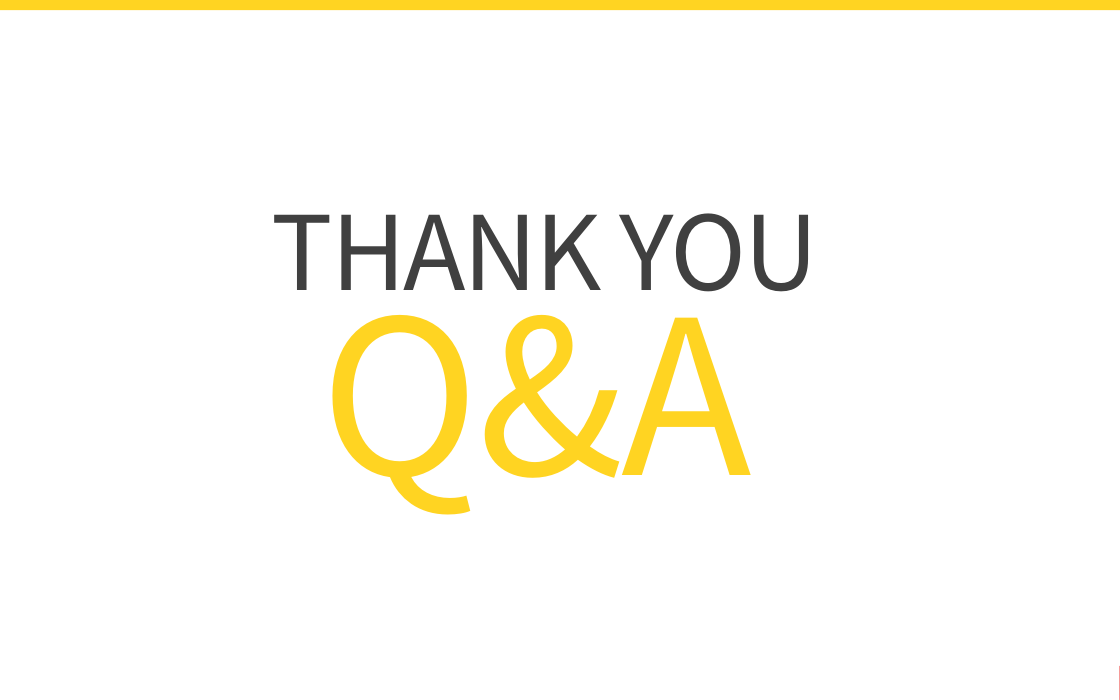
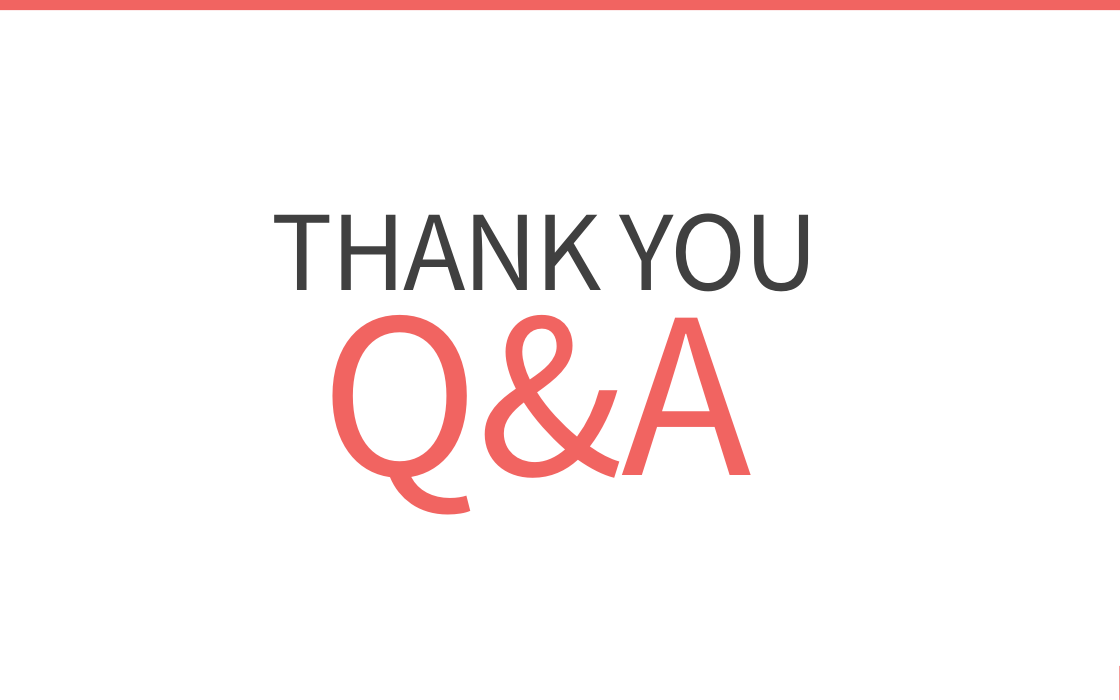
Before and after one commit to kookmin-sw/2018-cap1-16, a slide deck: slide 40 of doc/중간보고서발표-NCNP.pptx (slide 41 before the commit). Drawn at 1120x700 pixels with LibreOffice and Linux fonts; fonts in the diff are those of the drawing. Boxes give left, top, right and bottom in pixels: in the first picture for what was removed or moved away, otherwise in the second. Text is boxed around its words. In the diff, an @@ line names an element or a change of style, - is before the commit and + after.

```diff
--- a/doc/중간보고서발표-NCNP.pptx
+++ b/doc/중간보고서발표-NCNP.pptx
@@ rectangle at <box>0,0,1120,10</box>: fill #FFD422 to #F16461 @@
@@ text "Q&A" at <box>321,257,752,515</box>: text colour #FFD422 to #F16461 @@
```
Also in this commit, not shown: 4 other slides changed, 1 slide removed, 1 other file.
